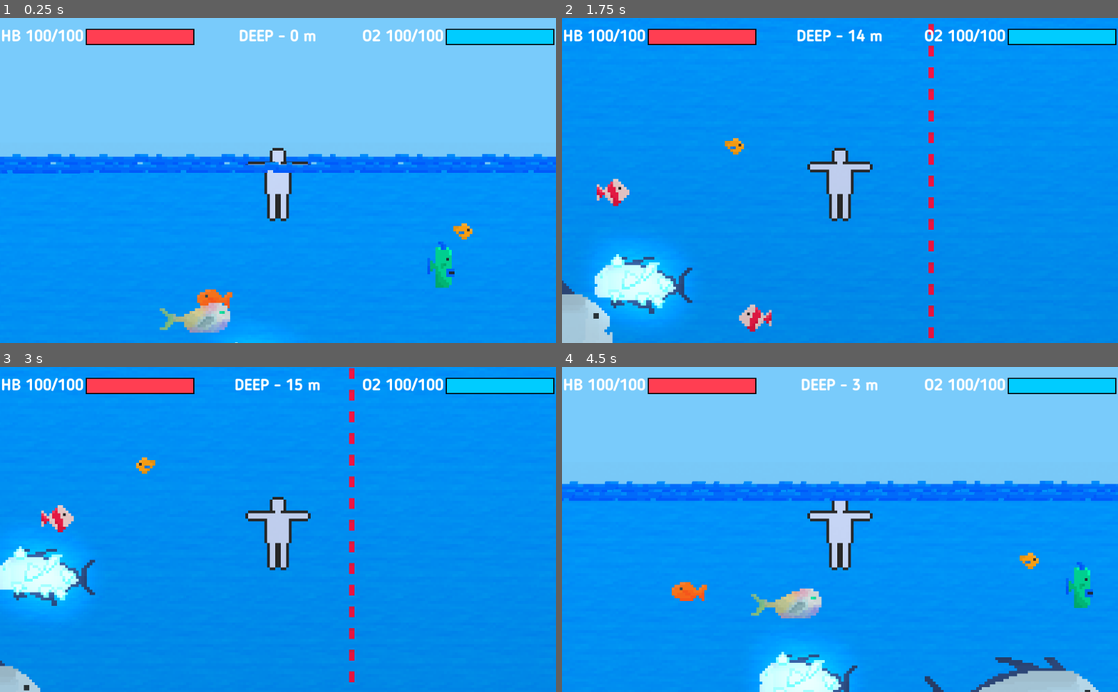
Above: before the commit, frames 1-4 (two rows, left to right).
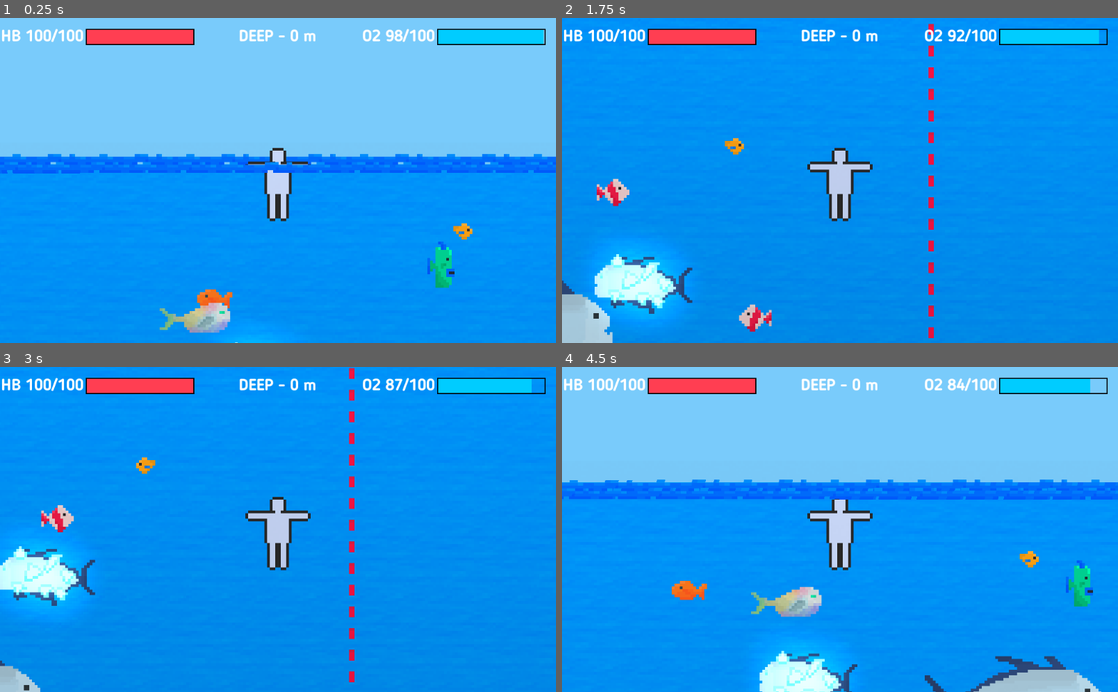
Above: after the commit, the same moments.

Repository: eliaperantoni/fisherman
Game: Godot game, scene res://scenes/main/Main.tscn
Same seed, same stepped clock (60 frames per second), same inputs: the game is played once before the commit and once after it.
Inputs:
- Up to frame 1 (0.25 s): no input
- Up to frame 2 (1.75 s): hold Right (ui_right) 0.53-1.28 s; hold Shift 0.53-1.28 s; hold Down (ui_down) from 1.28 s (still down); tap Shift at 1.35 s
- Up to frame 3 (3 s): release Down (ui_down) at 2.03 s; hold Right (ui_right) 2.03-2.78 s; hold Shift 2.03-2.78 s; hold Up (ui_up) from 2.78 s (still down); tap Shift at 2.85 s
- Up to frame 4 (4.5 s): release Up (ui_up) at 3.53 s; hold Shift 3.53-4.28 s; hold Left (ui_left) from 3.53 s (still down); tap Shift at 4.35 s

The runs differ from the first frame. In frame 1, 0.4% of the frame differs, in the area x 69-100%, y 3-9%; in frame 2, 0.7%; in frame 3, 0.8%; in frame 4, 3.1%, in the area x 0-100%, y 3-100%.

Commit message:
Edit bug

Diff:
--- a/scenes/main/Main.tscn
+++ b/scenes/main/Main.tscn
@@ -122,4 +122,4 @@
 [node name="Interface" parent="CanvasLayer" instance=ExtResource( 9 )]
 [connection signal="body_entered" from="Water/Area" to="Player" method="_on_water_entered"]
 [connection signal="body_exited" from="Water/Area" to="Player" method="_on_water_exited"]
-[connection signal="player_moved" from="Player" to="CanvasLayer/Interface" method="_on_Player_playerMoved"]
+[connection signal="oxygenModified" from="Player" to="CanvasLayer/Interface" method="_on_Player_oxygenModified"]
--- a/scenes/player/player_controller.gd
+++ b/scenes/player/player_controller.gd
@@ -1,13 +1,17 @@
 extends RigidBody2D
 
-export var drag_coefficient = 0.1
-export var impulse_multiplier = 50000
-
-var can_swim = true
-signal player_moved
+export var dragCoefficient = 0.1
+export var impulseMultiplier = 50000
+export var oxygen = 100
+export var life = 100
+export var oxygen_refill = 10
+export var oxygen_decrease = 4
+var canSwim = true
+signal playerMoved
+signal oxygenModified
 
 func _physics_process(delta):
-	self.linear_velocity *= (1 - drag_coefficient)
+	self.linear_velocity *= (1 - dragCoefficient)
 
 	var direction = Vector2(0, 0)
 
@@ -24,18 +28,33 @@
 	if Input.is_action_pressed("ui_up"):
 		direction += Vector2(0, -1)
 	direction = direction.normalized()
-	if not can_swim:
+	if not canSwim:
 		direction.y = 0
-	self.apply_central_impulse(direction * delta * impulse_multiplier * (10 if Input.is_key_pressed(KEY_SHIFT) else 1))
-	if direction != Vector2(0,0) or not can_swim:
-		emit_signal("player_moved", position)
+	self.apply_central_impulse(direction * delta * impulseMultiplier * (10 if Input.is_key_pressed(KEY_SHIFT) else 1))
+	if direction != Vector2(0,0) or not canSwim:
+		emit_signal("playerMoved", position)
+	if(canSwim):
+		oxygen -= delta*oxygen_decrease;
+		_oxygen_modified(oxygen)
+	else:
+		oxygen += delta*oxygen_refill;
+		_oxygen_modified(oxygen)
+
+func _oxygen_modified(value):
+	#Il valore inserito è già in percentuale
+	if(value>100):
+		value=100
+	if(value<0):
+		value=0
+	oxygen = value
+	emit_signal("oxygenModified",int(oxygen))
 
 func _on_water_entered(body):
 	if body == self:
-		can_swim = true
+		canSwim = true
 		self.gravity_scale = 0
 
 func _on_water_exited(body):
 	if body == self:
-		can_swim = false
-		self.gravity_scale = 9.8
+		canSwim = false
+		self.gravity_scale = 10
